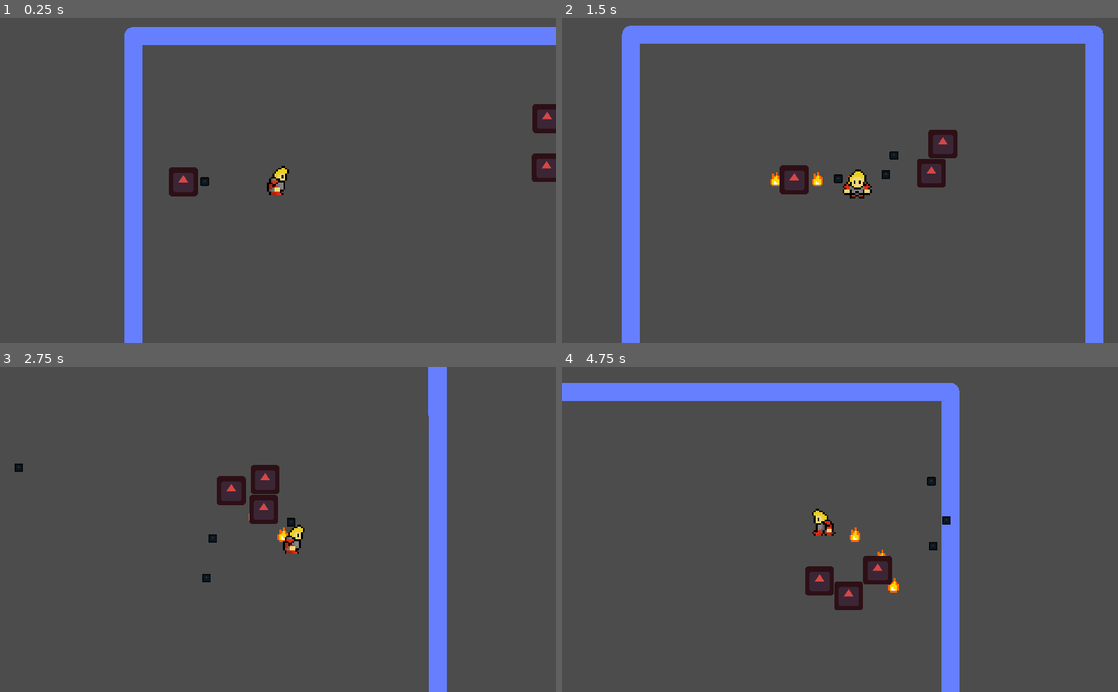
Above: before the commit, frames 1-4 (two rows, left to right).
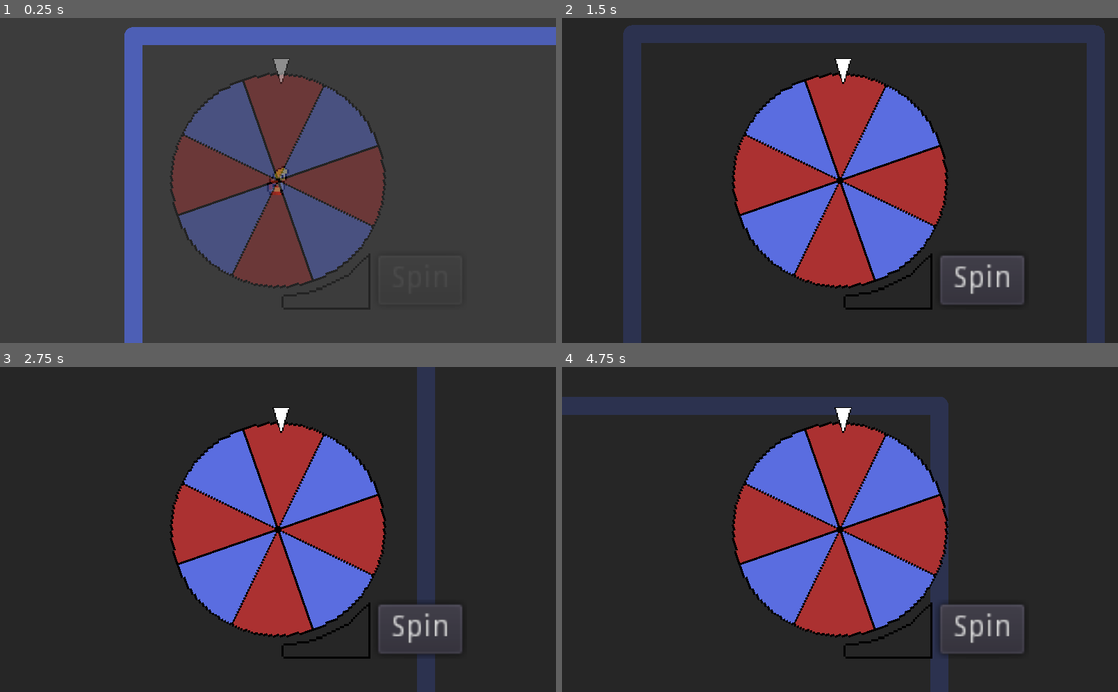
Above: after the commit, the same moments.

Repository: ectucker1/ksufalljam2020
Game: Godot game, scene res://Arena/Arena.tscn
The game is run twice, just before and just after one commit, with the same random seed, the same clock (stepped at 60 frames per second) and the same inputs. The engine's default icon, where the game draws it, is replaced by a stand-in: a white triangle on a blue panel in a dark square.
Inputs (mouse positions are in pixels of both pictures, inside the frame that each line leads up to):
- Up to frame 1 (0.25 s): no input
- Up to frame 2 (1.5 s): move the mouse to (962, 164) at 0.52 s; press the mouse at (962, 164) at 0.53 s; hold D (move_right) 0.53-1.28 s; move the mouse to (728, 196) at 1.27 s; release the mouse at (728, 196) at 1.28 s; hold S (move_down) from 1.28 s (still down); right-click (728, 196) at 1.35 s
- Up to frame 3 (2.75 s): move the mouse to (333, 458) at 2.02 s; release S (move_down) at 2.03 s; press the mouse at (333, 458) at 2.03 s; hold D (move_right) from 2.03 s (still down)
- Up to frame 4 (4.75 s): move the mouse to (812, 594) at 2.77 s; release D (move_right) at 2.78 s; release the mouse at (812, 594) at 2.78 s; hold W (move_up) 2.78-3.53 s; right-click (812, 594) at 2.85 s; move the mouse to (1006, 578) at 3.52 s; press the mouse at (1006, 578) at 3.53 s; hold A (move_left) from 3.53 s (still down); move the mouse to (673, 480) at 4.27 s; release the mouse at (673, 480) at 4.28 s; right-click (673, 480) at 4.35 s

The runs differ from the first frame. In frame 1, 28% of the frame differs, in the area x 22-100%, y 2-100%; in frame 2, 98%; in frame 3, 98%; in frame 4, 98%, in the area x 0-100%, y 0-100%.

Commit message:
Add enemy animation and add wheel to arena

Diff:
--- a/Arena/Arena.gd
+++ b/Arena/Arena.gd
@@ -5,7 +5,7 @@
 
 func _ready():
 	randomize()
-	start_wave(3)
+	show_wheel()
 
 
 func start_wave(num_enemies = 3):
@@ -19,3 +19,12 @@
 	$EnemySpawnPath/PathFollow2D.unit_offset = randf()
 	enemy.position = $EnemySpawnPath/PathFollow2D.position
 	add_child(enemy)
+
+
+func show_wheel():
+	$WheelLayer/Wheel.show()
+
+
+func _on_Wheel_visibility_changed():
+	if !$WheelLayer/Wheel.visible:
+		start_wave(3)
--- a/Arena/Arena.tscn
+++ b/Arena/Arena.tscn
@@ -1,7 +1,8 @@
-[gd_scene load_steps=5 format=2]
+[gd_scene load_steps=6 format=2]
 
 [ext_resource path="res://player/player.tscn" type="PackedScene" id=1]
 [ext_resource path="res://Arena/Arena.gd" type="Script" id=2]
+[ext_resource path="res://wheel/WheelScreen.tscn" type="PackedScene" id=3]
 
 [sub_resource type="NavigationPolygon" id=1]
 vertices = PoolVector2Array( -128, -128, 128, -128, 128, 128, -128, 128 )
@@ -39,3 +40,9 @@
 position = Vector2( -112, -112 )
 rotation = -1.94462e-06
 rotate = false
+
+[node name="WheelLayer" type="CanvasLayer" parent="."]
+
+[node name="Wheel" parent="WheelLayer" instance=ExtResource( 3 )]
+visible = false
+[connection signal="visibility_changed" from="WheelLayer/Wheel" to="." method="_on_Wheel_visibility_changed"]
--- a/Enemy/Enemy.gd
+++ b/Enemy/Enemy.gd
@@ -66,9 +66,12 @@
 		var distance_point = position.distance_to(path[0])
 
 		if distance_walk < distance_point:
-			move_and_collide(position.direction_to(path[0]) * distance_walk)
+			var direction = position.direction_to(path[0])
+			face_direction(direction)
+			move_and_collide(direction * distance_walk)
 
 		else:
+			face_direction(position.direction_to(path[0]))
 			move_and_collide(path[0] - position)
 			path.remove(0)
 
@@ -88,6 +91,19 @@
 				$SightArea/Ray.force_raycast_update()
 				if $SightArea/Ray.get_collider() == player:
 					ranged_attack($SightArea/Ray.cast_to.normalized())
+
+
+func face_direction(direction : Vector2):
+	if abs(direction.x) > abs(direction.y) / 2:
+		if direction.x > 0 and $Sprite.animation != "walk_right":
+			$Sprite.animation = "walk_right"
+		elif direction.x < 0 and $Sprite.animation != "walk_left":
+			$Sprite.animation = "walk_left"
+	else:
+		if direction.y > 0 and $Sprite.animation != "walk_down":
+			$Sprite.animation = "walk_down"
+		elif direction.y < 0 and $Sprite.animation != "walk_up":
+			$Sprite.animation = "walk_up"
 
 
 func melee_attack():
--- a/Enemy/Enemy.tscn
+++ b/Enemy/Enemy.tscn
@@ -1,10 +1,82 @@
-[gd_scene load_steps=9 format=2]
+[gd_scene load_steps=23 format=2]
 
 [ext_resource path="res://icon.png" type="Texture" id=1]
 [ext_resource path="res://Enemy/Enemy.gd" type="Script" id=2]
+[ext_resource path="res://Enemy/LB_pixelsheet.png" type="Texture" id=3]
+
+[sub_resource type="AtlasTexture" id=7]
+atlas = ExtResource( 3 )
+region = Rect2( 0, 16, 16, 16 )
+
+[sub_resource type="AtlasTexture" id=8]
+atlas = ExtResource( 3 )
+region = Rect2( 16, 16, 16, 16 )
+
+[sub_resource type="AtlasTexture" id=9]
+atlas = ExtResource( 3 )
+region = Rect2( 32, 16, 16, 16 )
+
+[sub_resource type="AtlasTexture" id=10]
+atlas = ExtResource( 3 )
+region = Rect2( 0, 48, 16, 16 )
+
+[sub_resource type="AtlasTexture" id=11]
+atlas = ExtResource( 3 )
+region = Rect2( 16, 48, 16, 16 )
+
+[sub_resource type="AtlasTexture" id=12]
+atlas = ExtResource( 3 )
+region = Rect2( 32, 48, 16, 16 )
+
+[sub_resource type="AtlasTexture" id=13]
+atlas = ExtResource( 3 )
+region = Rect2( 0, 0, 16, 16 )
+
+[sub_resource type="AtlasTexture" id=14]
+atlas = ExtResource( 3 )
+region = Rect2( 16, 0, 16, 16 )
+
+[sub_resource type="AtlasTexture" id=15]
+atlas = ExtResource( 3 )
+region = Rect2( 32, 0, 16, 16 )
+
+[sub_resource type="AtlasTexture" id=16]
+atlas = ExtResource( 3 )
+region = Rect2( 0, 32, 16, 16 )
+
+[sub_resource type="AtlasTexture" id=17]
+atlas = ExtResource( 3 )
+region = Rect2( 16, 32, 16, 16 )
+
+[sub_resource type="AtlasTexture" id=18]
+atlas = ExtResource( 3 )
+region = Rect2( 32, 32, 16, 16 )
+
+[sub_resource type="SpriteFrames" id=19]
+animations = [ {
+"frames": [ SubResource( 7 ), SubResource( 8 ), SubResource( 9 ) ],
+"loop": true,
+"name": "walk_up",
+"speed": 5.0
+}, {
+"frames": [ SubResource( 10 ), SubResource( 11 ), SubResource( 12 ) ],
+"loop": true,
+"name": "walk_right",
+"speed": 5.0
+}, {
+"frames": [ SubResource( 13 ), SubResource( 14 ), SubResource( 15 ) ],
+"loop": true,
+"name": "walk_down",
+"speed": 5.0
+}, {
+"frames": [ SubResource( 16 ), SubResource( 17 ), SubResource( 18 ) ],
+"loop": true,
+"name": "walk_left",
+"speed": 5.0
+} ]
 
 [sub_resource type="RectangleShape2D" id=1]
-extents = Vector2( 8, 8 )
+extents = Vector2( 7.56807, 6.85499 )
 
 [sub_resource type="CircleShape2D" id=2]
 radius = 91.412
@@ -78,7 +150,7 @@
 "times": PoolRealArray( 0, 0.2 ),
 "transitions": PoolRealArray( 1, 1 ),
 "update": 0,
-"values": [ Color( 1, 0, 0, 1 ), Color( 0.843137, 0.278431, 0.278431, 1 ) ]
+"values": [ Color( 1, 0, 0, 1 ), Color( 1, 1, 1, 1 ) ]
 }
 
 [node name="Enemy" type="KinematicBody2D"]
@@ -86,15 +158,17 @@
 collision_mask = 46
 script = ExtResource( 2 )
 
-[node name="Sprite" type="Sprite" parent="."]
-self_modulate = Color( 0.843137, 0.278431, 0.278431, 1 )
-scale = Vector2( 0.166667, 0.166667 )
-texture = ExtResource( 1 )
+[node name="Sprite" type="AnimatedSprite" parent="."]
+frames = SubResource( 19 )
+animation = "walk_left"
+frame = 1
+playing = true
 
 [node name="CollisionShape2D" type="CollisionShape2D" parent="."]
 shape = SubResource( 1 )
 
 [node name="SightArea" type="Area2D" parent="."]
+visible = false
 collision_mask = 2
 
 [node name="CollisionShape2D" type="CollisionShape2D" parent="SightArea"]
--- a/wheel/Wheel.gd
+++ b/wheel/Wheel.gd
@@ -7,7 +7,6 @@
 
 func _ready():
 	randomize()
-	show()
 
 
 func _physics_process(delta):
--- a/wheel/WheelScreen.tscn
+++ b/wheel/WheelScreen.tscn
@@ -8,62 +8,62 @@
 [ext_resource path="res://wheel/Gauge.gd" type="Script" id=6]
 
 [sub_resource type="SegmentShape2D" id=1]
-a = Vector2( 0.0149193, -97.4064 )
-b = Vector2( 68.2606, -68.3629 )
+a = Vector2( 0.0298462, -194.813 )
+b = Vector2( 136.521, -136.726 )
 
 [sub_resource type="SegmentShape2D" id=2]
-a = Vector2( 68.3629, 68.2606 )
-b = Vector2( 97.4064, 0.0149193 )
+a = Vector2( 136.726, 136.521 )
+b = Vector2( 194.813, 0.0299072 )
 
 [sub_resource type="SegmentShape2D" id=3]
-a = Vector2( -68.2606, 68.3629 )
-b = Vector2( -0.0149193, 97.4064 )
+a = Vector2( -136.521, 136.726 )
+b = Vector2( -0.0298462, 194.813 )
 
 [sub_resource type="SegmentShape2D" id=4]
-a = Vector2( -91, 32 )
-b = Vector2( -87, -42 )
+a = Vector2( -184, 64 )
+b = Vector2( -174, -84 )
 
 [sub_resource type="SegmentShape2D" id=5]
-a = Vector2( 97.4064, 0.0149193 )
-b = Vector2( 68.2606, -68.3629 )
+a = Vector2( 195.47, -1.85901 )
+b = Vector2( 136.521, -136.726 )
 
 [sub_resource type="SegmentShape2D" id=6]
-a = Vector2( 68.3629, 68.2606 )
-b = Vector2( -0.0149193, 97.4064 )
+a = Vector2( 136.726, 136.521 )
+b = Vector2( -0.0298462, 194.813 )
 
 [sub_resource type="SegmentShape2D" id=7]
-a = Vector2( -96.4619, 0.313745 )
-b = Vector2( -68.2606, 68.3629 )
+a = Vector2( -194.813, -0.0297852 )
+b = Vector2( -136.521, 136.726 )
 
 [sub_resource type="SegmentShape2D" id=8]
-a = Vector2( -68.3629, -68.2606 )
-b = Vector2( 0.0149193, -97.4064 )
+a = Vector2( -136.726, -136.521 )
+b = Vector2( 0.0298462, -194.813 )
 
 [sub_resource type="Animation" id=9]
 resource_name = "appear"
 tracks/0/type = "value"
-tracks/0/path = NodePath(".:modulate")
+tracks/0/path = NodePath("Gauge/Button:disabled")
 tracks/0/interp = 1
 tracks/0/loop_wrap = true
 tracks/0/imported = false
 tracks/0/enabled = true
 tracks/0/keys = {
-"times": PoolRealArray( 0, 0.6 ),
-"transitions": PoolRealArray( 1, 1 ),
-"update": 0,
-"values": [ Color( 1, 1, 1, 0 ), Color( 1, 1, 1, 1 ) ]
+"times": PoolRealArray( 0.6 ),
+"transitions": PoolRealArray( 1 ),
+"update": 1,
+"values": [ false ]
 }
 tracks/1/type = "value"
-tracks/1/path = NodePath("Gauge/Button:disabled")
+tracks/1/path = NodePath(".:modulate")
 tracks/1/interp = 1
 tracks/1/loop_wrap = true
 tracks/1/imported = false
 tracks/1/enabled = true
 tracks/1/keys = {
-"times": PoolRealArray( 0.6 ),
-"transitions": PoolRealArray( 1 ),
-"update": 1,
-"values": [ false ]
+"times": PoolRealArray( 0, 0.6 ),
+"transitions": PoolRealArray( 1, 1 ),
+"update": 0,
+"values": [ Color( 1, 1, 1, 0 ), Color( 1, 1, 1, 1 ) ]
 }
 tracks/2/type = "value"
 tracks/2/path = NodePath(".:visible")
@@ -111,26 +111,29 @@
 tracks/2/imported = false
 tracks/2/enabled = true
 tracks/2/keys = {
-"times": PoolRealArray( 1 ),
-"transitions": PoolRealArray( 1 ),
-"update": 1,
-"values": [ false ]
+"times": PoolRealArray( 0, 1 ),
+"transitions": PoolRealArray( 1, 1 ),
+"update": 1,
+"values": [ true, false ]
 }
 
 [node name="WheelScreen" type="Node2D"]
 script = ExtResource( 3 )
 
 [node name="Background" type="Polygon2D" parent="."]
-color = Color( 0, 0, 0, 0.678431 )
-polygon = PoolVector2Array( -281, -167, 280, -167, 286, 171, -286, 165 )
+position = Vector2( 1016, 584 )
+scale = Vector2( 2, 2 )
+color = Color( 0.105882, 0.105882, 0.105882, 0.768627 )
+polygon = PoolVector2Array( -520, -308, 15, -298, 7, 14, -517, 21 )
 
 [node name="Wheel" type="RigidBody2D" parent="."]
+position = Vector2( 512, 300 )
 rotation = -0.33489
 gravity_scale = 0.0
 angular_damp = 3.0
 
 [node name="Sprite" type="Sprite" parent="Wheel"]
-scale = Vector2( 2, 2 )
+scale = Vector2( 4, 4 )
 texture = ExtResource( 1 )
 __meta__ = {
 "_edit_lock_": true
@@ -154,6 +157,7 @@
 [node name="Blue" type="StaticBody2D" parent="Wheel"]
 
 [node name="CollisionShape2D" type="CollisionShape2D" parent="Wheel/Blue"]
+position = Vector2( -0.657349, 1.88892 )
 shape = SubResource( 5 )
 
 [node name="CollisionShape2D2" type="CollisionShape2D" parent="Wheel/Blue"]
@@ -166,20 +170,21 @@
 shape = SubResource( 8 )
 
 [node name="Ray" type="RayCast2D" parent="."]
-position = Vector2( 0, -105 )
+position = Vector2( 518, 82 )
 enabled = true
-cast_to = Vector2( 0, 30 )
+cast_to = Vector2( 0, 60 )
 __meta__ = {
 "_edit_group_": true
 }
 
 [node name="ArrowSprite" type="Sprite" parent="Ray"]
-position = Vector2( 0, 6 )
+position = Vector2( 0, 16 )
+scale = Vector2( 2, 2 )
 texture = ExtResource( 2 )
 
 [node name="Gauge" type="Node2D" parent="."]
-position = Vector2( 41, 95 )
-scale = Vector2( 2, 2 )
+position = Vector2( 600, 486 )
+scale = Vector2( 4, 4 )
 script = ExtResource( 6 )
 
 [node name="Border" type="Sprite" parent="Gauge"]
@@ -188,6 +193,7 @@
 [node name="LineMask" type="Light2D" parent="Gauge"]
 texture = ExtResource( 5 )
 mode = 3
+range_layer_max = 1
 range_item_cull_mask = 1024
 
 [node name="LineMeter" type="Line2D" parent="Gauge"]
@@ -202,18 +208,18 @@
 margin_top = -11.5
 margin_right = 62.5
 margin_bottom = 11.5
+disabled = true
 text = "Spin"
 __meta__ = {
 "_edit_use_anchors_": false
 }
 
-[node name="Camera2D" type="Camera2D" parent="."]
-current = true
-zoom = Vector2( 0.5, 0.5 )
-
 [node name="Anim" type="AnimationPlayer" parent="."]
 anims/appear = SubResource( 9 )
 anims/disappear = SubResource( 10 )
+
+[node name="Camera2D" type="Camera2D" parent="."]
+position = Vector2( 512, 300 )
 [connection signal="gauge_released" from="Gauge" to="." method="_on_Gauge_gauge_released"]
 [connection signal="button_down" from="Gauge/Button" to="Gauge" method="_on_Button_button_down"]
 [connection signal="button_up" from="Gauge/Button" to="Gauge" method="_on_Button_button_up"]
Binary file added: Enemy/LB_pixelsheet.png
Not shown, added: Enemy/LB_pixelsheet.png.import
